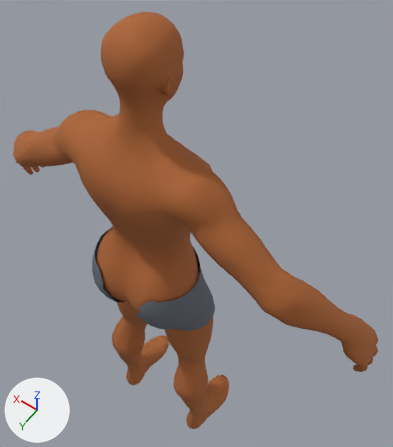
An edit to the glTF model public/models/twin-human-female-v1.glb, drawn before and after from the same camera.
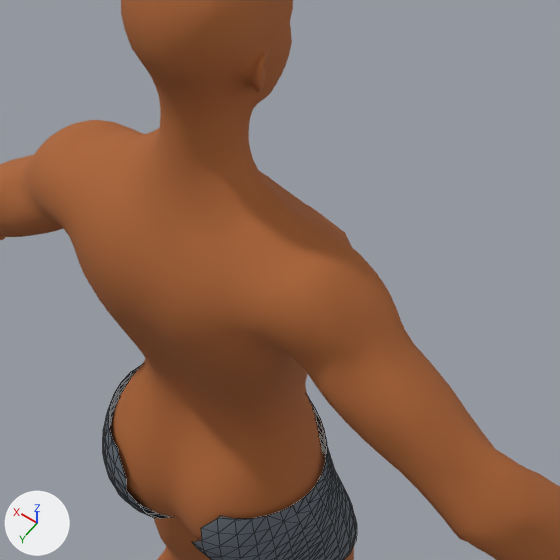
Old and new are each drawn whole from a camera (50 mm lens) standing at (0.096, 0.651, 2.255) and looking at (0.682, -0.17, 0.965) and again close up on the part from 11% to 80% of the width and 12% to 72% of the height. Lighting does not change. The marker at lower left points along +X, +Y and +Z. The older version's two pictures come first. The close-ups show mesh edges as thin lines.

In view in the first close-up: 'Object_9', 'twin-shorts'.
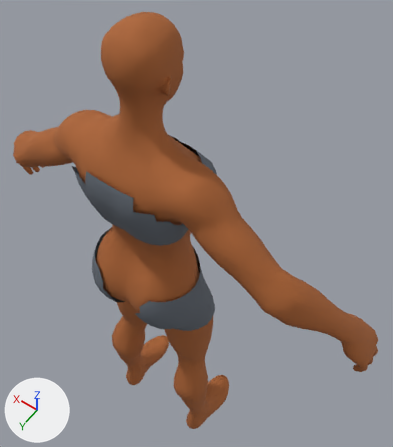
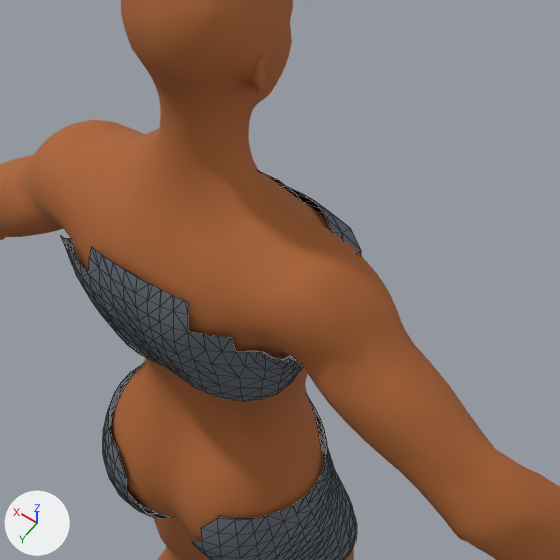
Changed parts and their boxes [x1, y1, x2, y2] in the close-ups (560 x 560 px):
'twin-top', added: after [61, 173, 361, 401]

Patch to the scene script:
```diff
--- a/public/models/twin-human-female-v1.glb.py
+++ b/public/models/twin-human-female-v1.glb.py
@@ mat_twin_top @@
+mat_twin_top = principled_material('twin-top')
+mat_twin_top.base_color = (0.13, 0.15, 0.18)  # grey #656c76
+mat_twin_top.roughness = 0.92
@@ me_twin_top @@
+me_twin_top.from_pydata(...)  # 427 vertices, 692 faces; spans x 0.536..0.837, y -0.111..0.161, z 1.246..1.422
+me_twin_top.materials.append(mat_twin_top)  # grey #656c76
@@ ob_twin_top @@
+ob_twin_top = bpy.data.objects.new('twin-top', me_twin_top)
+ob_twin_top.location = (0.001, -0.013, -0.011)
```
